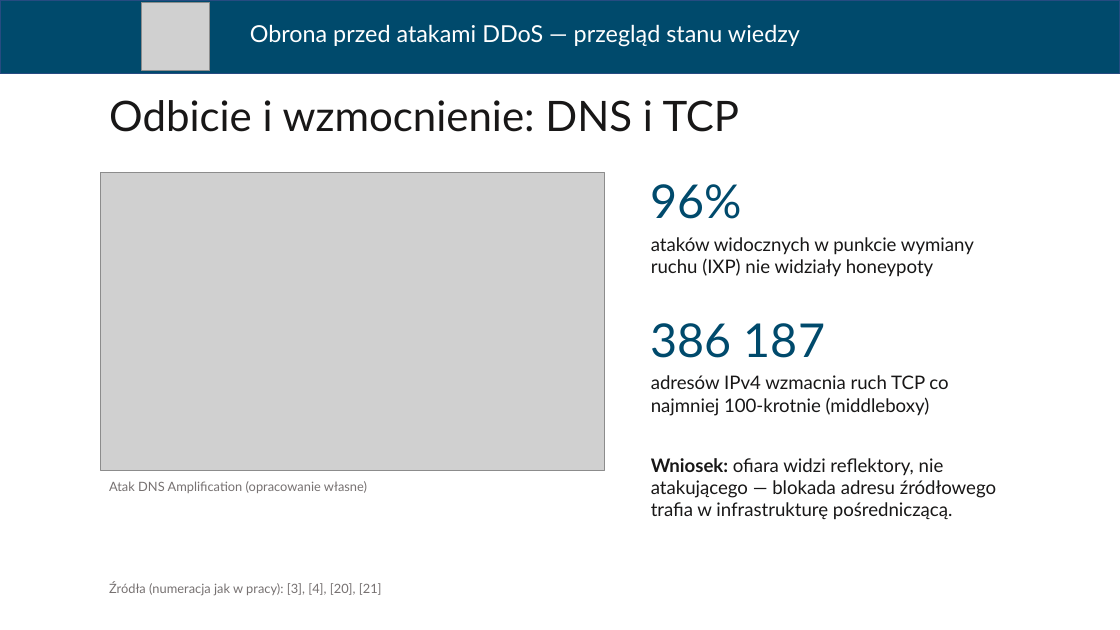
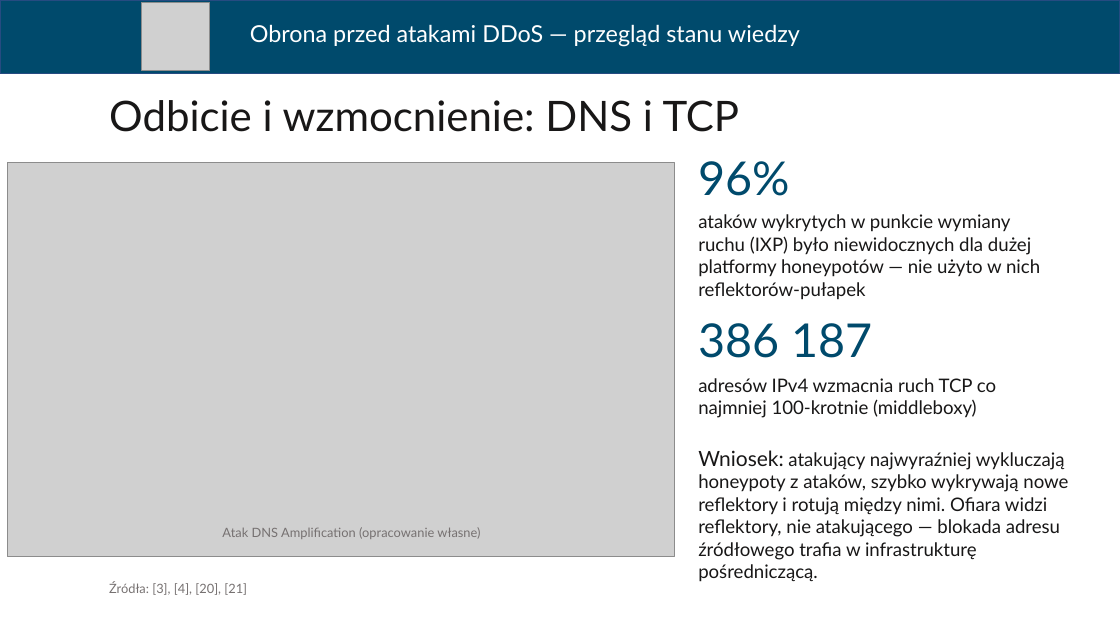
Before and after one commit to ArturBrogowicz/code, a slide deck: slide 7 of presentation/Prezentacja_WEiTI_PL.pptx. Drawn at 1120x630 pixels with LibreOffice and Linux fonts; fonts in the diff are those of the drawing; grey boxes stand for pictures. Boxes give left, top, right and bottom in pixels: in the first picture for what was removed or moved away, otherwise in the second. Text is boxed around its words. In the diff, an @@ line names an element or a change of style, - is before the commit and + after.

```diff
--- a/presentation/Prezentacja_WEiTI_PL.pptx
+++ b/presentation/Prezentacja_WEiTI_PL.pptx
@@ text "96%": place and size @@
-text "96%" at <box>651,184,742,219</box>
+text "96%" at <box>698,161,789,196</box>
@@ picture: place and size @@
-picture at <box>101,172,605,471</box>
+picture at <box>8,162,675,557</box>
@@ text at <box>698,214,1040,300</box>: text changed @@
-ataków widocznych w punkcie wymiany ruchu (IXP) nie widziały honeypoty
+ataków wykrytych w punkcie wymiany ruchu (IXP) było niewidocznych dla dużej platformy honeypotów — nie użyto w nich reflektorów-pułapek
@@ text "386 187": place and size @@
-text "386 187" at <box>651,323,825,358</box>
+text "386 187" at <box>698,323,872,358</box>
@@ text "adresów IPv4 wzmacnia ruch TCP ...": place and size @@
-text "adresów IPv4 wzmacnia ruch TCP ..." at <box>651,375,948,416</box>
+text "adresów IPv4 wzmacnia ruch TCP ..." at <box>698,378,996,418</box>
@@ text at <box>698,450,1068,560</box>: text changed @@
-Wniosek: ofiara widzi reflektory, nie atakującego — blokada adresu źródłowego trafia w infrastrukturę pośredniczącą.
+Wniosek: atakujący najwyraźniej wykluczają honeypoty z ataków, szybko wykrywają nowe reflektory i rotują między nimi. Ofiara widzi reflektory, nie atakującego — blokada adresu źródłowego trafia w infrastrukturę pośredniczącą.
@@ text "Atak DNS Amplification (opracowanie własne)": place and size @@
-text "Atak DNS Amplification (opracowanie własne)" at <box>109,481,367,493</box>
+text "Atak DNS Amplification (opracowanie własne)" at <box>222,527,480,539</box>
@@ text at <box>109,581,247,595</box>: text changed @@
-Źródła (numeracja jak w pracy): [3], [4], [20], [21]
+Źródła: [3], [4], [20], [21]
```
Also in this commit, not shown: 17 other slides changed, 1 slide added.
